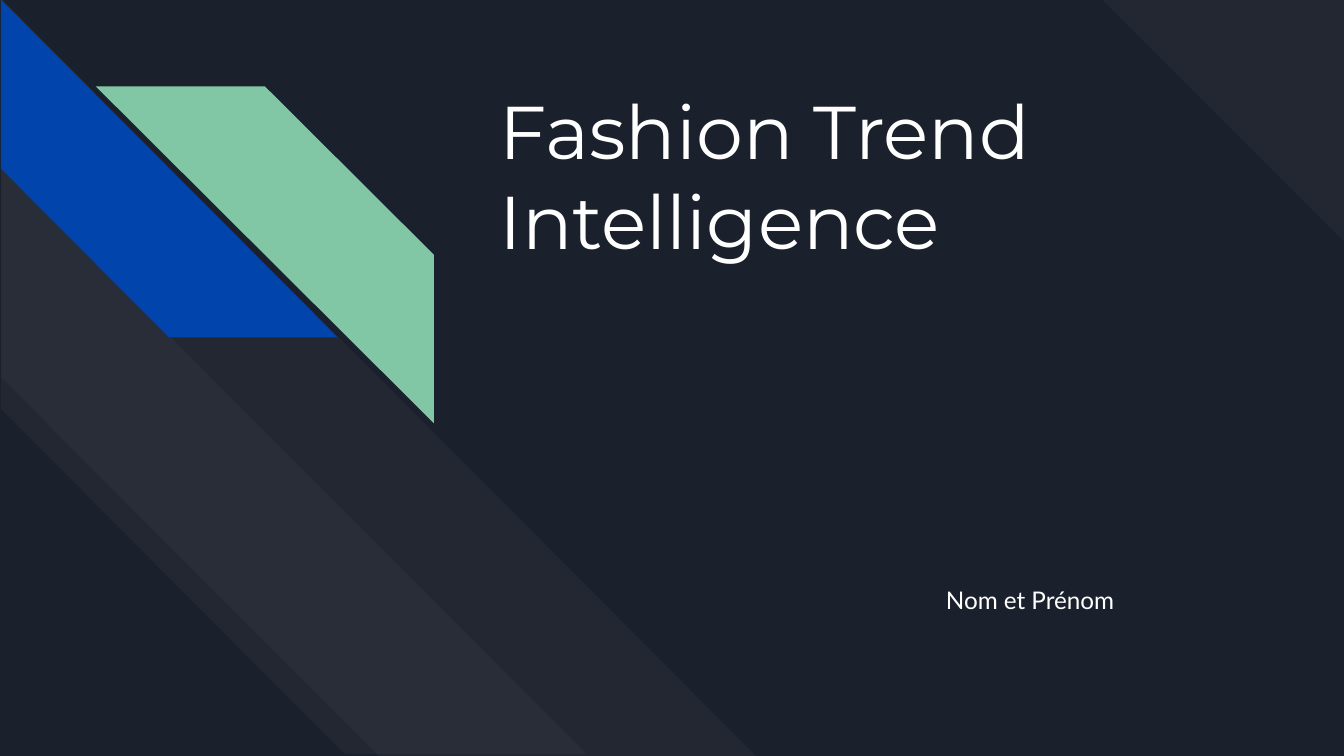
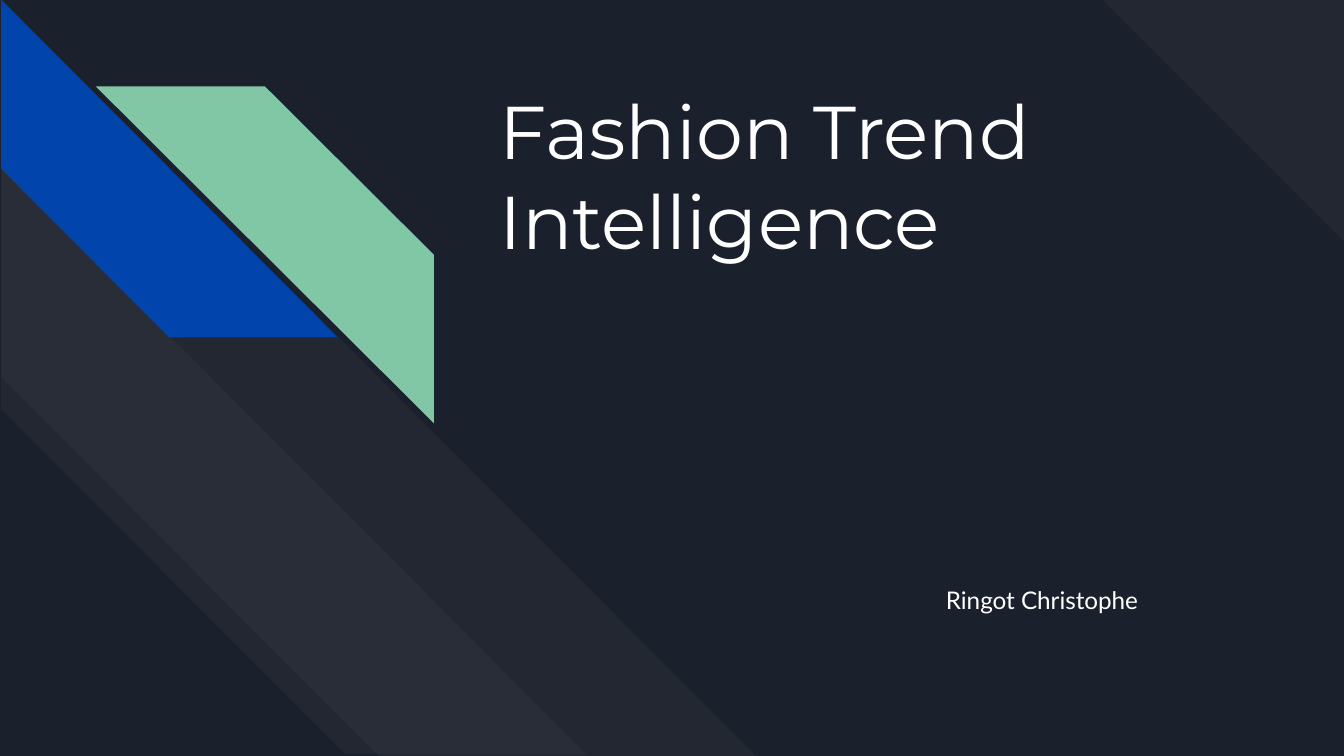
Before and after one commit to Christophe-Ringot/OC_02_ModeTrends, a slide deck: slide 1 of assets/Support+de+présentation+ModeTrends.pptx. Drawn at 1344x756 pixels with LibreOffice and Linux fonts; fonts in the diff are those of the drawing. Boxes give left, top, right and bottom in pixels: in the first picture for what was removed or moved away, otherwise in the second. Text is boxed around its words. In the diff, an @@ line names an element or a change of style, - is before the commit and + after.

```diff
--- a/assets/Support+de+présentation+ModeTrends.pptx
+++ b/assets/Support+de+présentation+ModeTrends.pptx
@@ subtitle at box(946, 591, 1138, 614): text changed @@
-Nom et Prénom
+Ringot Christophe
```
Also in this commit, not shown: 6 other slides changed, 2 slides added, 4 other files.
